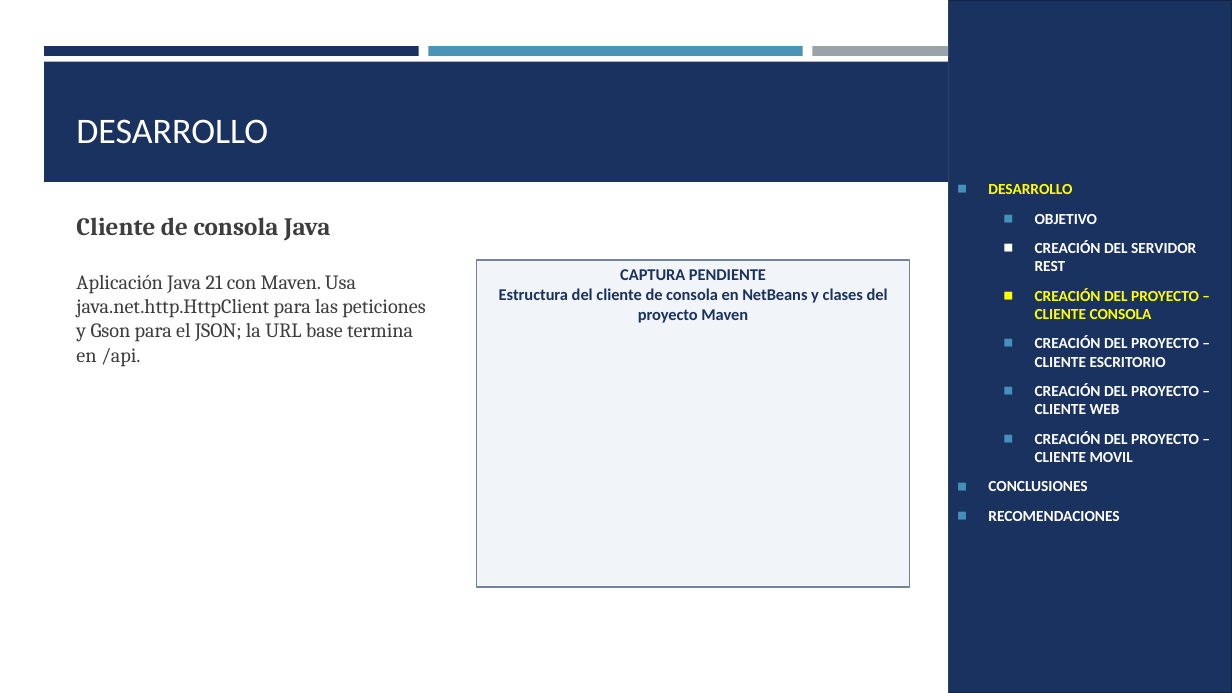
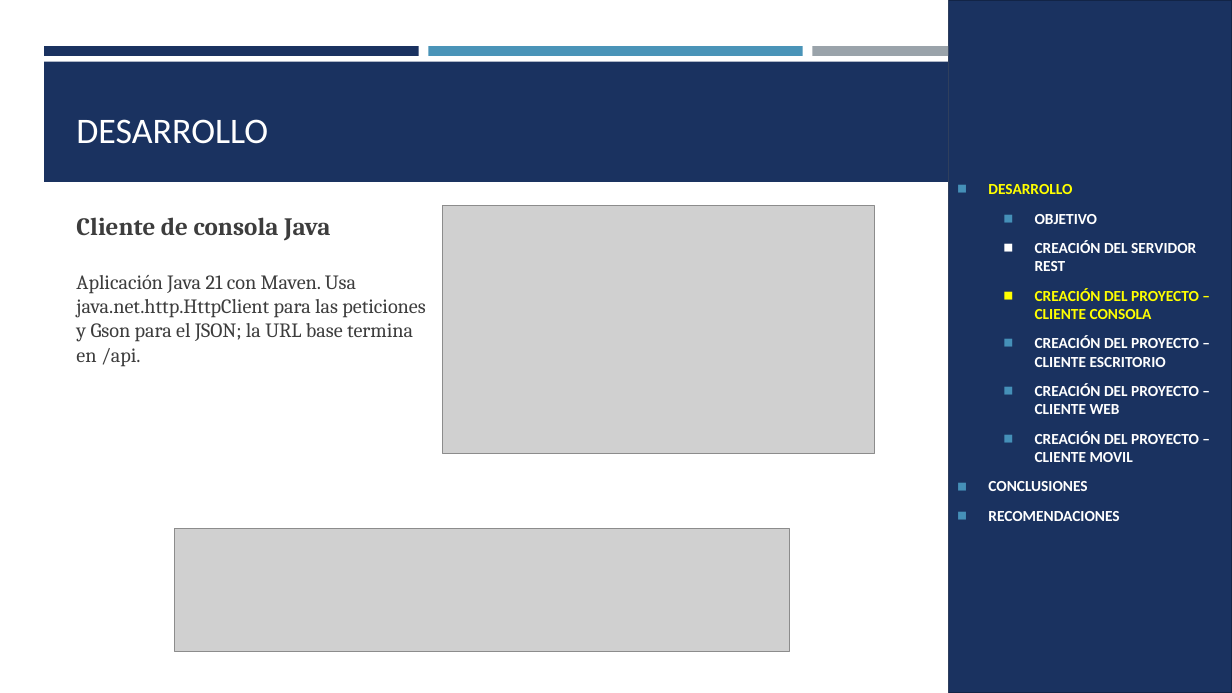
Before and after one commit to luis-sagx/arquitectura, a slide deck: slide 9 of TI.1.3 PAO202651_RESTFULL_JAVA_SINBDD_NRC36883_GR09/05. DOCUMENTACION/PRESENTACION_TECNICA_GR09.pptx. Drawn at 1232x693 pixels with LibreOffice and Linux fonts; fonts in the diff are those of the drawing; grey boxes stand for pictures. Boxes give left, top, right and bottom in pixels: in the first picture for what was removed or moved away, otherwise in the second. Text is boxed around its words. In the diff, an @@ line names an element or a change of style, - is before the commit and + after.

Commit message:
Completa capturas de las presentaciones y corrige la ejecución de los clientes
- TI.1.1: clase principal del cliente de escritorio y URL local del cliente móvil
- TI.1.2: el cliente MAUI usa localhost:14028 con adb reverse
- TI.1.3: corrige la URL de las pruebas de integración y agrega nbactions.xml al cliente de consola
- TI.1.4: elimina el proyecto duplicado .Verification y agrega VerificarHttp.ps1 a las pruebas del servidor
- Presentaciones: capturas reales y recuadros pendientes para los diagramas

```diff
--- a/TI.1.3 PAO202651_RESTFULL_JAVA_SINBDD_NRC36883_GR09/05. DOCUMENTACION/PRESENTACION_TECNICA_GR09.pptx
+++ b/TI.1.3 PAO202651_RESTFULL_JAVA_SINBDD_NRC36883_GR09/05. DOCUMENTACION/PRESENTACION_TECNICA_GR09.pptx
@@ picture added at (443,206,875,454) @@
@@ rectangle removed at (477,260,910,587) @@
-CAPTURA PENDIENTE
-Estructura del cliente de consola en NetBeans y clases del proyecto Maven
@@ picture added at (174,529,789,651) @@
```
Also in this commit, not shown: 25 other slides changed, 16 other files.
